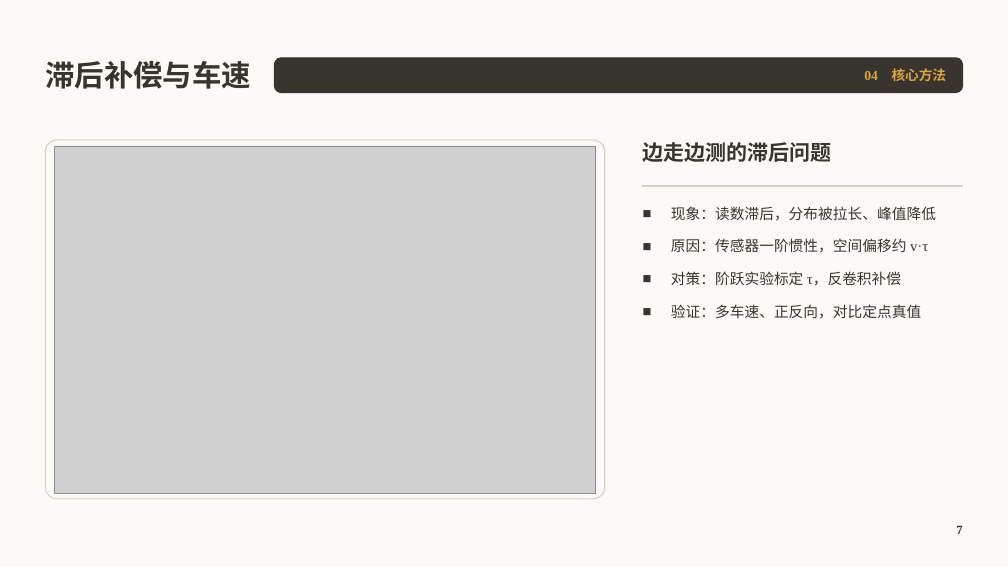
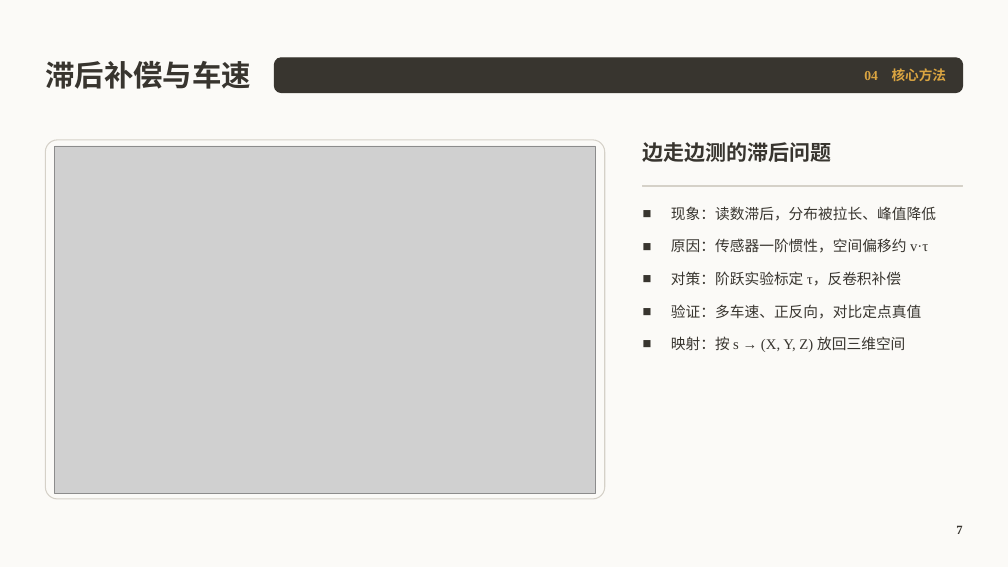
Before and after one commit to cyx3705/2026-039, a slide deck: slide 7 of b-Office/项目开题报告.pptx. Drawn at 1008x567 pixels with LibreOffice and Linux fonts; fonts in the diff are those of the drawing; grey boxes stand for pictures; background and template pictures are left out. Boxes give left, top, right and bottom in pixels: in the first picture for what was removed or moved away, otherwise in the second. Text is boxed around its words. In the diff, an @@ line names an element or a change of style, - is before the commit and + after.

```diff
--- a/b-Office/项目开题报告.pptx
+++ b/b-Office/项目开题报告.pptx
@@ text at (671, 336, 905, 352): paragraph added @@
+■ 映射：按 s → (X, Y, Z) 放回三维空间
```
Also in this commit, not shown: 1 other slide changed.
